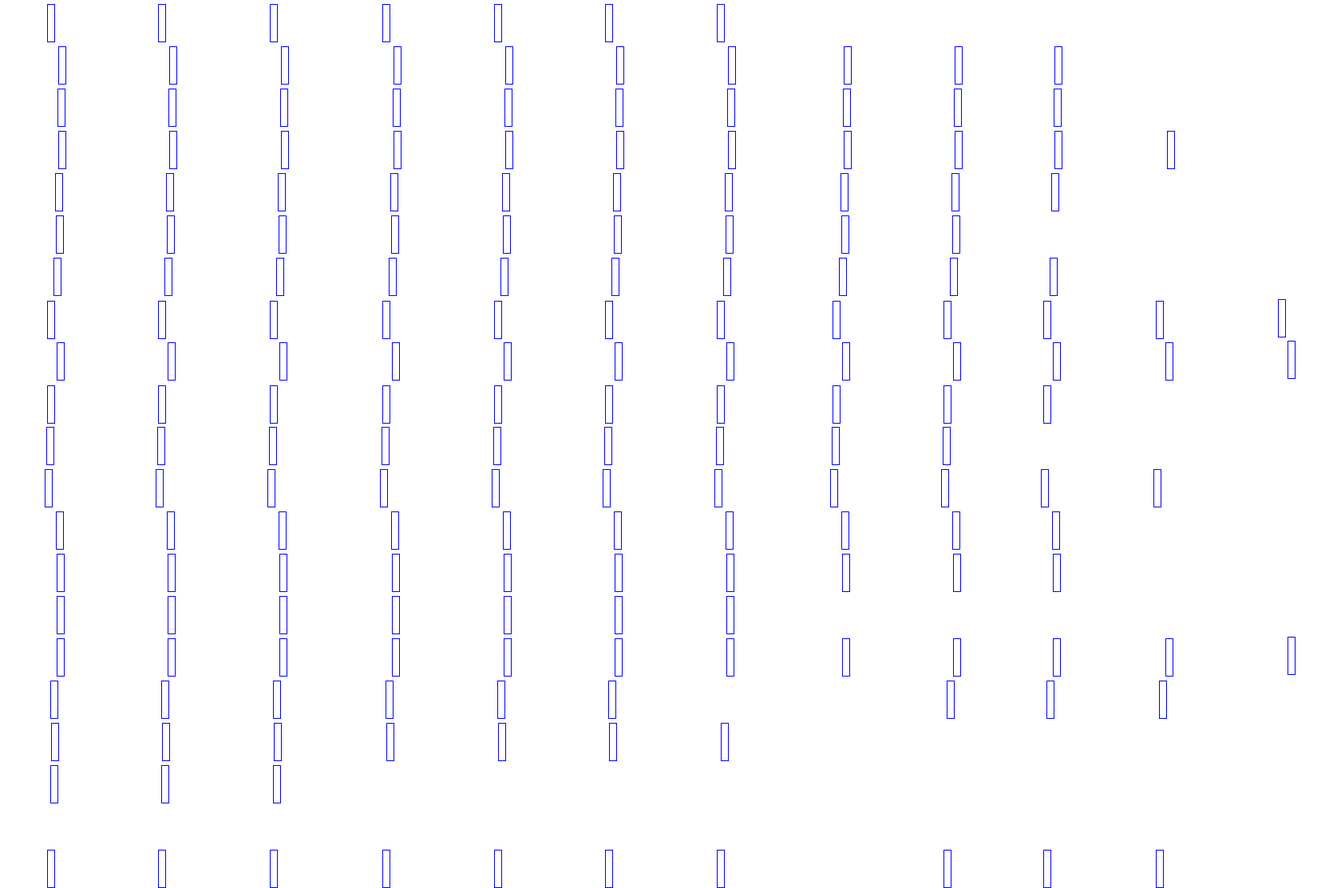
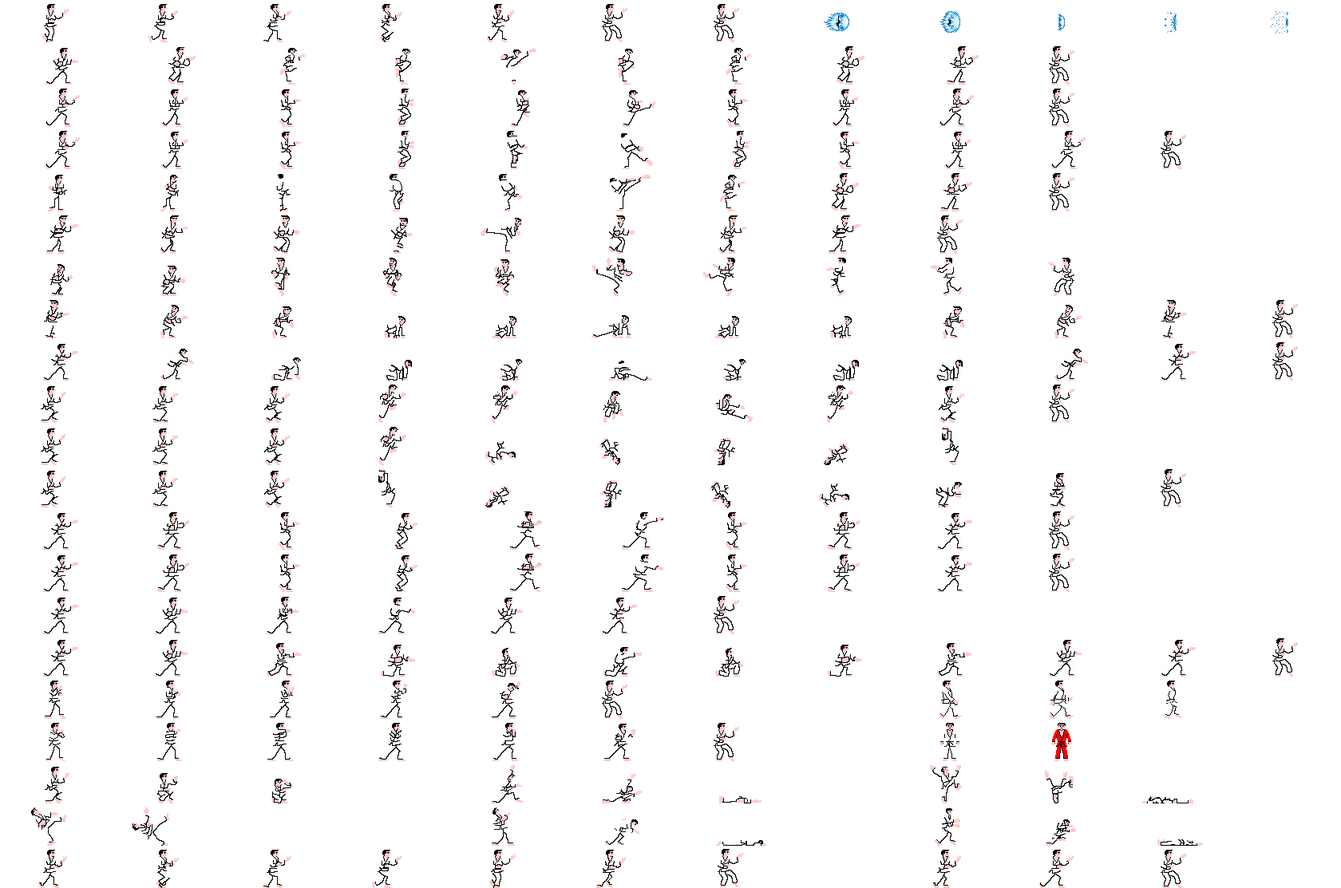
The second (1341, 888) image is a revision of the first. Changes to its layers:
hid "Body Collision" over [44, 3, 1296, 888]
showed "Spritesheet" over [31, 3, 1298, 888]
